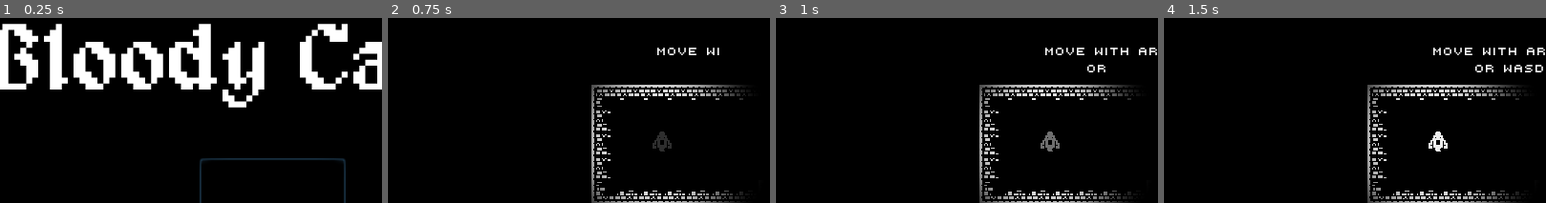
Above: before the commit, frames 1-4 (left to right).
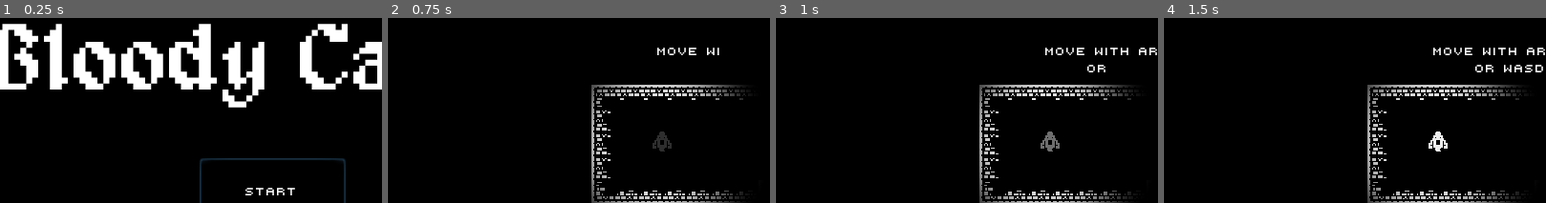
Above: after the commit, the same moments.

Repository: skarnl/miziziz-game-jam-2020
Game: Godot game, scene res://screens/main_menu.tscn
Two runs of this game, one before a commit and one after it. Both use one fixed random seed, a clock stepped at 60 frames per second and the inputs below. Sound files missing from this copy of the repository are replaced by a short silence.
Inputs (mouse positions are % of the whole screen's width and height, from its top left):
- Up to frame 1 (0.25 s): no input
- Up to frame 2 (0.75 s): click "start" at 0.5 s
- Up to frame 3 (1 s): no input
- Up to frame 4 (1.5 s): click (7, 5) at 1.25 s
The pictures show only the part of the screen within x 14-64%, y 27-77%; the shares and areas given below are measured in that part.

The runs differ from the first frame. In frame 1, 0.3% of the frame differs, in the area x 64-78%, y 91-96%; in frame 2, nothing differs; in frame 3, nothing differs; in frame 4, nothing differs.

Commit message:
Correct font for start button

Diff:
--- a/screens/main_menu.tscn
+++ b/screens/main_menu.tscn
@@ -1,7 +1,7 @@
-[gd_scene load_steps=9 format=2]
+[gd_scene load_steps=8 format=2]
 
 [ext_resource path="res://screens/main_menu.gd" type="Script" id=1]
-[ext_resource path="res://assets/fonts/Early GameBoy.ttf" type="DynamicFontData" id=2]
+[ext_resource path="res://assets/fonts/default_pixel_font.tres" type="DynamicFont" id=2]
 [ext_resource path="res://assets/fonts/alagard.ttf" type="DynamicFontData" id=3]
 [ext_resource path="res://assets/images/monochrome_transparent_packed.png" type="Texture" id=4]
 [ext_resource path="res://gui/hud.tscn" type="PackedScene" id=5]
@@ -9,9 +9,6 @@
 [sub_resource type="DynamicFont" id=1]
 size = 64
 font_data = ExtResource( 3 )
-
-[sub_resource type="DynamicFont" id=2]
-font_data = ExtResource( 2 )
 
 [sub_resource type="Animation" id=3]
 resource_name = "loop"
@@ -187,13 +184,21 @@
 }
 
 [node name="Label" type="Label" parent="Button"]
-margin_left = 11.9034
-margin_top = 10.8683
-margin_right = 91.9034
-margin_bottom = 30.8683
-custom_fonts/font = SubResource( 2 )
+anchor_left = 0.5
+anchor_top = 0.5
+anchor_right = 0.5
+anchor_bottom = 0.5
+margin_left = -49.0
+margin_top = -25.0
+margin_right = 49.0
+margin_bottom = 19.0
+custom_fonts/font = ExtResource( 2 )
 text = "start"
 align = 1
+valign = 1
+__meta__ = {
+"_edit_use_anchors_": false
+}
 
 [node name="AnimationPlayer" type="AnimationPlayer" parent="."]
 autoplay = "loop"
